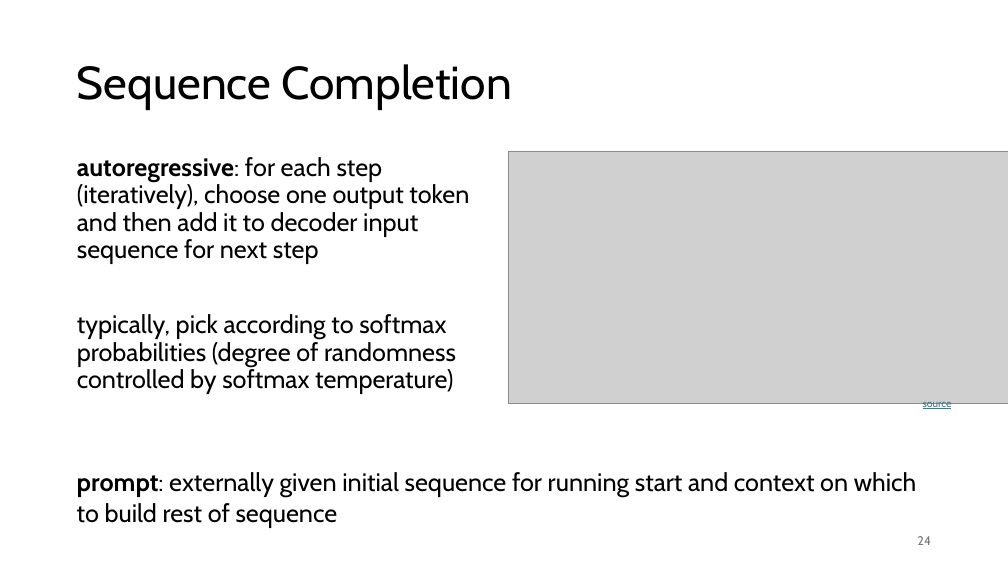
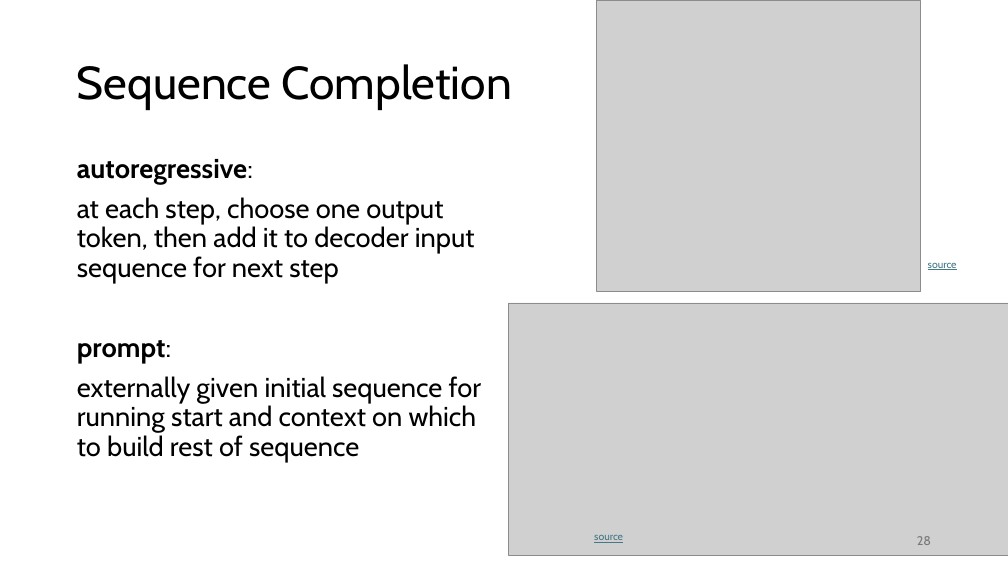
Before and after one commit to FelixWick/language_models, a slide deck: slide 28 of slides/2_transformer.pptx (slide 24 before the commit). Drawn at 1008x567 pixels with LibreOffice and Linux fonts; fonts in the diff are those of the drawing; grey boxes stand for pictures. Boxes give left, top, right and bottom in pixels: in the first picture for what was removed or moved away, otherwise in the second. Text is boxed around its words. In the diff, an @@ line names an element or a change of style, - is before the commit and + after.

```diff
--- a/slides/2_transformer.pptx
+++ b/slides/2_transformer.pptx
@@ picture added at box(597, 0, 921, 291) @@
@@ text at box(77, 159, 482, 462): text changed; size 24.1 to 26 pt @@
-autoregressive: for each step (iteratively), choose one output token and then add it to decoder input sequence for next step
-typically, pick according to softmax probabilities (degree of randomness controlled by softmax temperature)
+autoregressive:
+at each step, choose one output token, then add it to decoder input sequence for next step
+prompt:
+externally given initial sequence for running start and context on which to build rest of sequence
@@ text added at box(928, 263, 957, 270), 10 pt, text #467886, underline @@
+source
@@ picture: place and size @@
-picture at box(509, 151, 1008, 404)
+picture at box(509, 303, 1008, 556)
@@ text removed at box(77, 472, 916, 528) @@
-prompt: externally given initial sequence for running start and context on which to build rest of sequence
@@ text "source": place and size @@
-text "source" at box(923, 402, 952, 411)
+text "source" at box(594, 535, 623, 543)
@@ page number at box(917, 536, 931, 545): text changed @@
-24
+28
```
Also in this commit, not shown: 10 other slides changed, 12 slides added, 2 slides removed, 4 other files.
